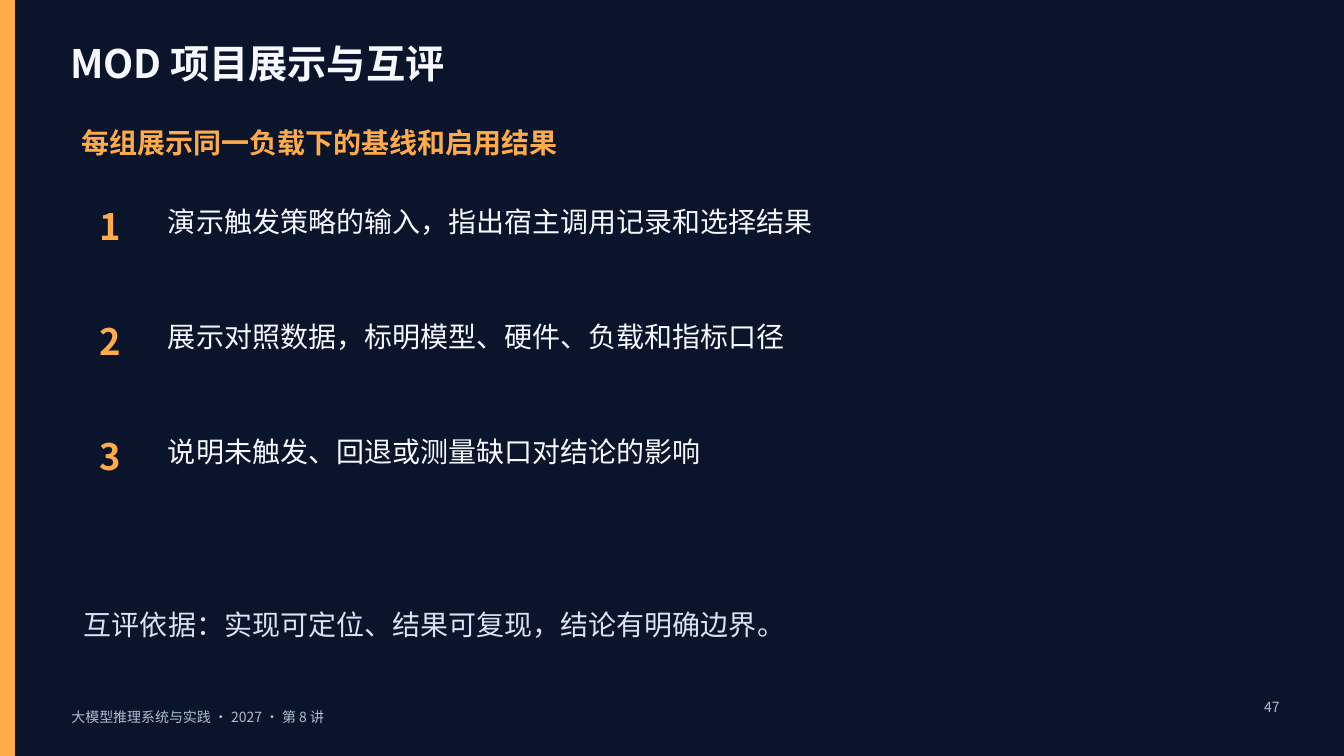
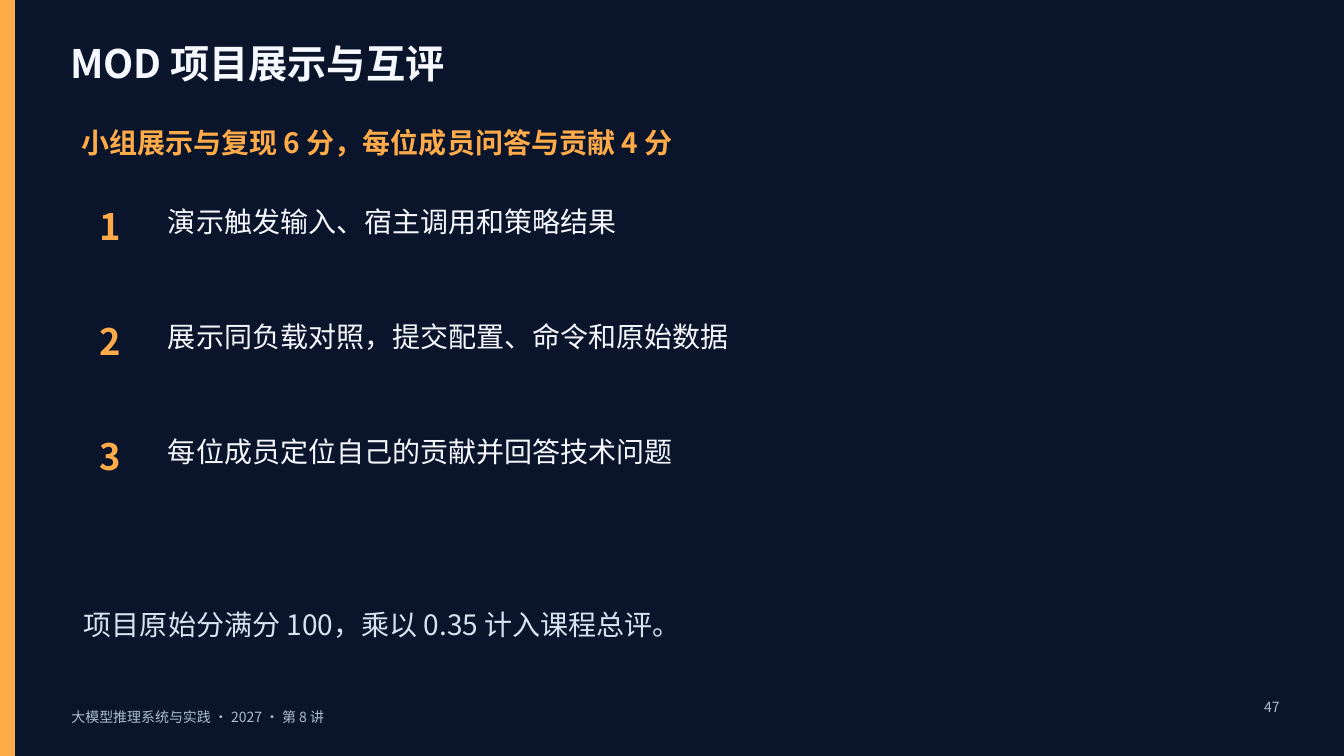
Before and after one commit to vLLM-HUST/intro-to-llm-inference-engines, a slide deck: slide 47 of build/slides/2027/lectures-8-pptx/第08讲_论文比较与实验验证.pptx. Drawn at 1344x756 pixels with LibreOffice and Linux fonts; fonts in the diff are those of the drawing. Boxes give left, top, right and bottom in pixels: in the first picture for what was removed or moved away, otherwise in the second. Text is boxed around its words. In the diff, an @@ line names an element or a change of style, - is before the commit and + after.

```diff
--- a/build/slides/2027/lectures-8-pptx/第08讲_论文比较与实验验证.pptx
+++ b/build/slides/2027/lectures-8-pptx/第08讲_论文比较与实验验证.pptx
@@ text at bbox=[81, 129, 673, 157]: text changed @@
-每组展示同一负载下的基线和启用结果
+小组展示与复现 6 分，每位成员问答与贡献 4 分
@@ text at bbox=[168, 208, 617, 235]: text changed @@
-演示触发策略的输入，指出宿主调用记录和选择结果
+演示触发输入、宿主调用和策略结果
@@ text at bbox=[168, 323, 729, 350]: text changed @@
-展示对照数据，标明模型、硬件、负载和指标口径
+展示同负载对照，提交配置、命令和原始数据
@@ text at bbox=[168, 438, 673, 465]: text changed @@
-说明未触发、回退或测量缺口对结论的影响
+每位成员定位自己的贡献并回答技术问题
@@ text at bbox=[84, 611, 681, 638]: text changed @@
-互评依据：实现可定位、结果可复现，结论有明确边界。
+项目原始分满分 100，乘以 0.35 计入课程总评。
```
Also in this commit, not shown: 12 other files.
